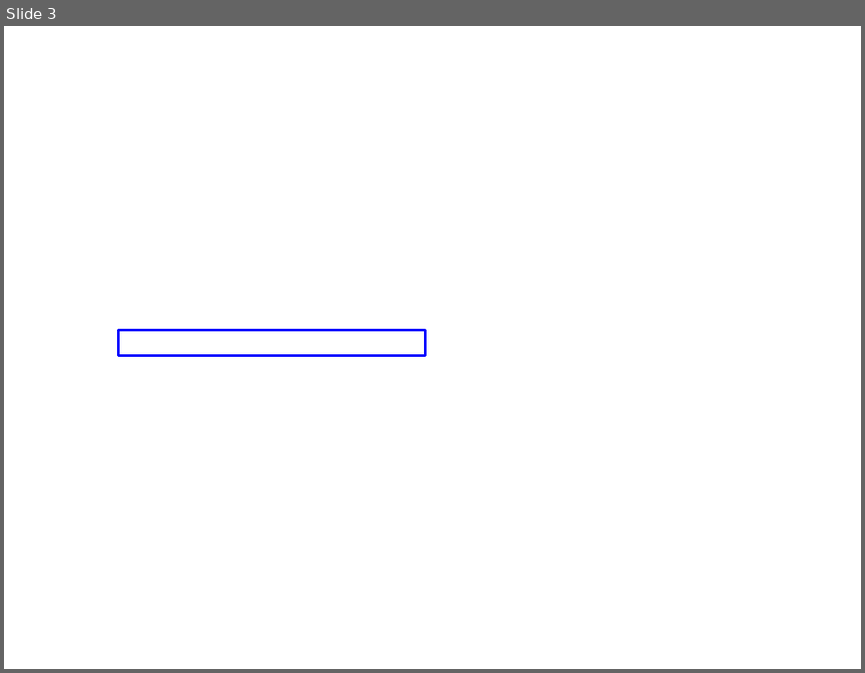
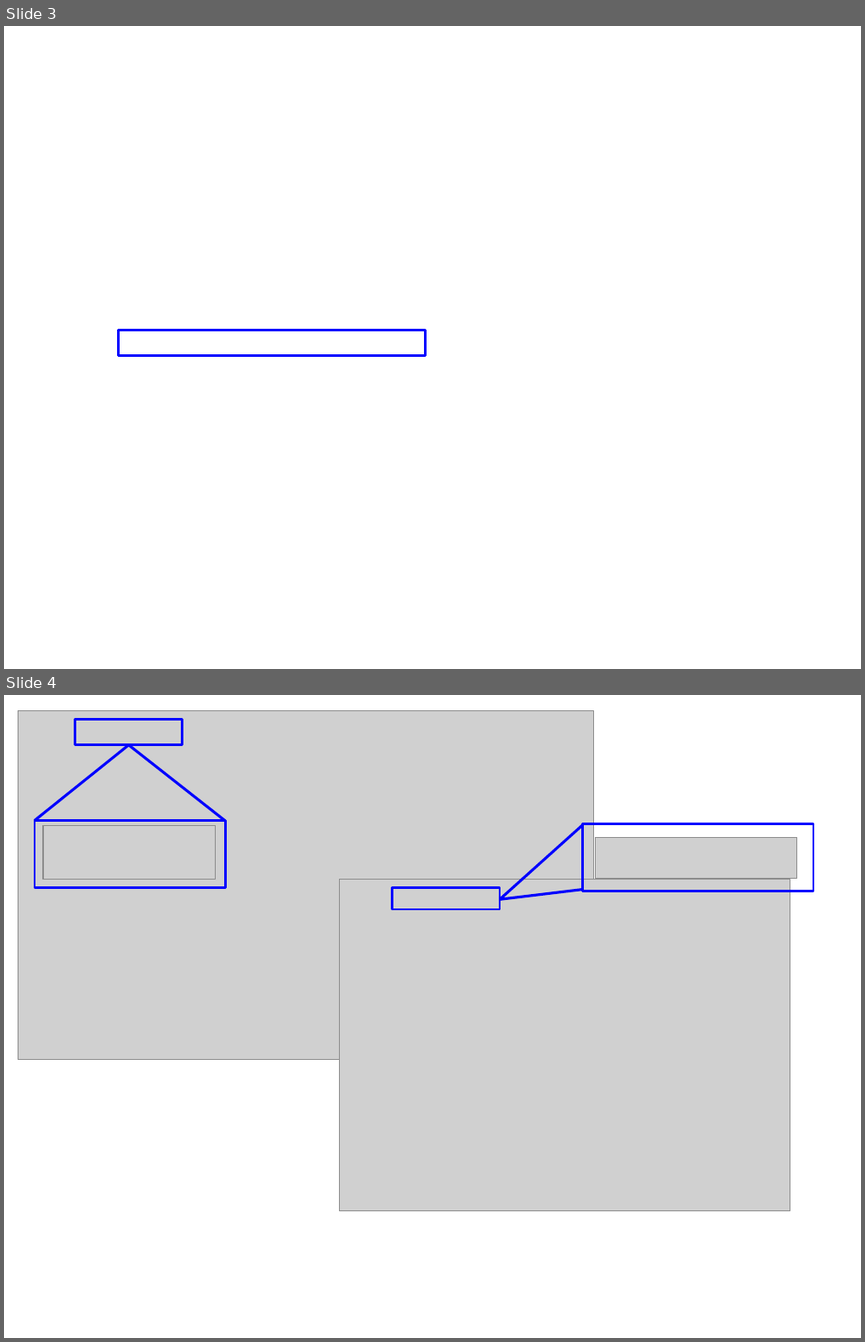
Before and after one commit to rennaka/187A_usability, a slide deck: rachel_usability screenshots_pptx.pptx. Shown one above the other, each under a label of ours: slide 3 before the commit, slides 3 and 4 after it. The pictures are 865x673 and 865x1342 pixels, drawn with LibreOffice and Linux fonts; fonts in the diff are those of the drawing; grey boxes stand for pictures. Boxes give left, top, right and bottom in pixels: in the first picture for what was removed or moved away, otherwise in the second. Text is boxed around its words. In the diff, an @@ line names an element or a change of style, - is before the commit and + after.

Commit message:
rc ppt

```diff
--- a/rachel_usability screenshots_pptx.pptx
+++ b/rachel_usability screenshots_pptx.pptx
@@ slide 4 added at (4,695,861,1338), background #FFFFFF @@
@@ picture added at (18,711,595,1059) @@
@@ rectangle added at (75,719,183,744), outline #0000FF 2 pt @@
@@ line added from (128, 744) to (35, 820), #0000FF 2.25 pt @@
@@ line added from (128, 744) to (225, 820), #0000FF 2.25 pt @@
@@ rectangle added at (35,820,226,888), outline #0000FF 2 pt @@
@@ picture added at (43,826,216,879) @@
@@ line added from (582, 825) to (500, 899), #0000FF 2.25 pt @@
@@ rectangle added at (582,823,813,891), outline #0000FF 2 pt @@
@@ picture added at (596,837,796,879) @@
@@ picture added at (340,879,790,1210) @@
@@ rectangle added at (392,888,500,909), outline #0000FF 2 pt @@
@@ line added from (582, 890) to (500, 899), #0000FF 2.25 pt @@
```
Also in this commit, not shown: 1 slide removed.
